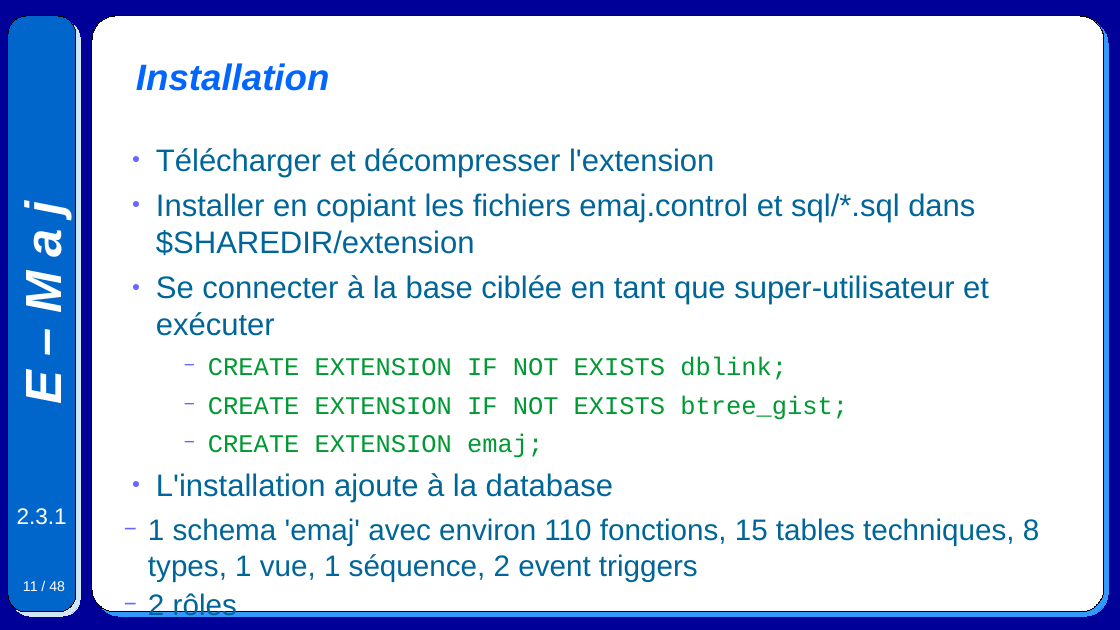
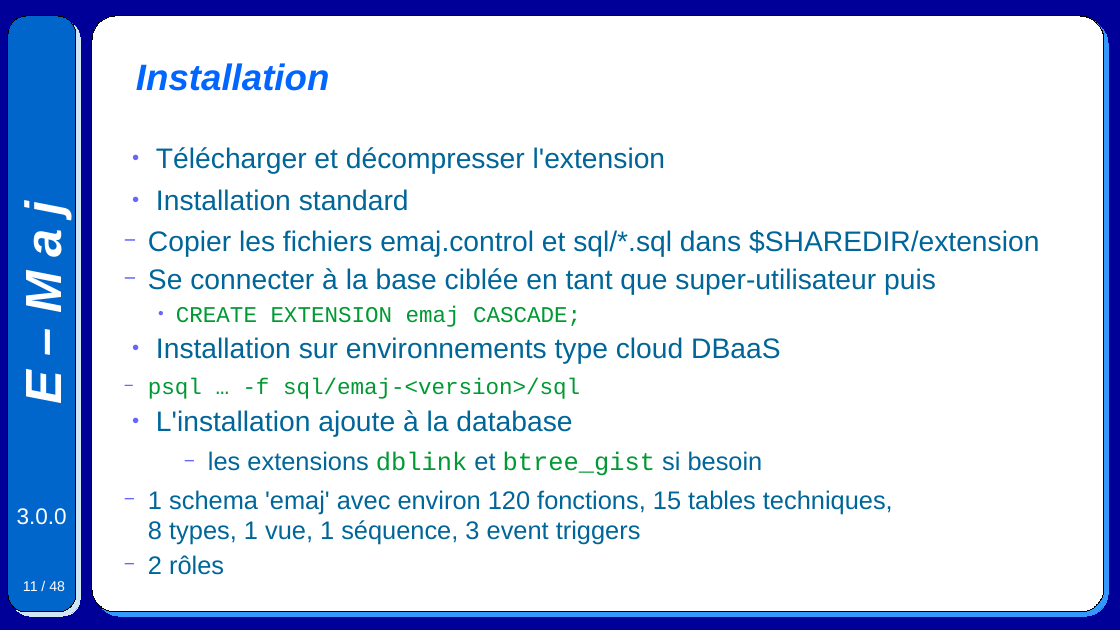
Before and after one commit to beaud76/emaj_doc, a slide deck: slide 11 of Emaj.devel_pres_fr.odp. Drawn at 1120x630 pixels with LibreOffice and Linux fonts; fonts in the diff are those of the drawing. Boxes give left, top, right and bottom in pixels: in the first picture for what was removed or moved away, otherwise in the second. Text is boxed around its words. In the diff, an @@ line names an element or a change of style, - is before the commit and + after.

```diff
--- a/Emaj.devel_pres_fr.odp
+++ b/Emaj.devel_pres_fr.odp
@@ text at [148, 147, 666, 575]: size 22 to 20 pt in "Télécharger et décompresser l'extension", "L'installation ajoute à la database"; size 21 to 18 pt in "2 rôles" @@
@@ text at [148, 189, 1039, 399]: text changed; size 22 to 20 pt @@
-● Installer en copiant les fichiers emaj.control et sql/*.sql dans $SHAREDIR/extension
-● Se connecter à la base ciblée en tant que super-utilisateur et exécuter
-  − CREATE EXTENSION IF NOT EXISTS dblink;
-  − CREATE EXTENSION IF NOT EXISTS btree_gist;
-  − CREATE EXTENSION emaj;
+● Installation standard
+  − Copier les fichiers emaj.control et sql/*.sql dans $SHAREDIR/extension
+  − Se connecter à la base ciblée en tant que super-utilisateur puis
+    ● CREATE EXTENSION emaj CASCADE;
+● Installation sur environnements type cloud DBaaS
+  − psql … -f sql/emaj-<version>/sql
@@ text at [148, 451, 893, 545]: text changed; size 21 to 18 pt @@
-  − 1 schema 'emaj' avec environ 110 fonctions, 15 tables techniques, 8 types, 1 vue, 1 séquence, 2 event triggers
+  − les extensions dblink et btree_gist si besoin
+  − 1 schema 'emaj' avec environ 120 fonctions, 15 tables techniques,
+    8 types, 1 vue, 1 séquence, 3 event triggers
@@ text at [17, 508, 67, 525]: text changed @@
-2.3.1
+3.0.0
```
Also in this commit, not shown: 47 other slides changed, 6 other files.
